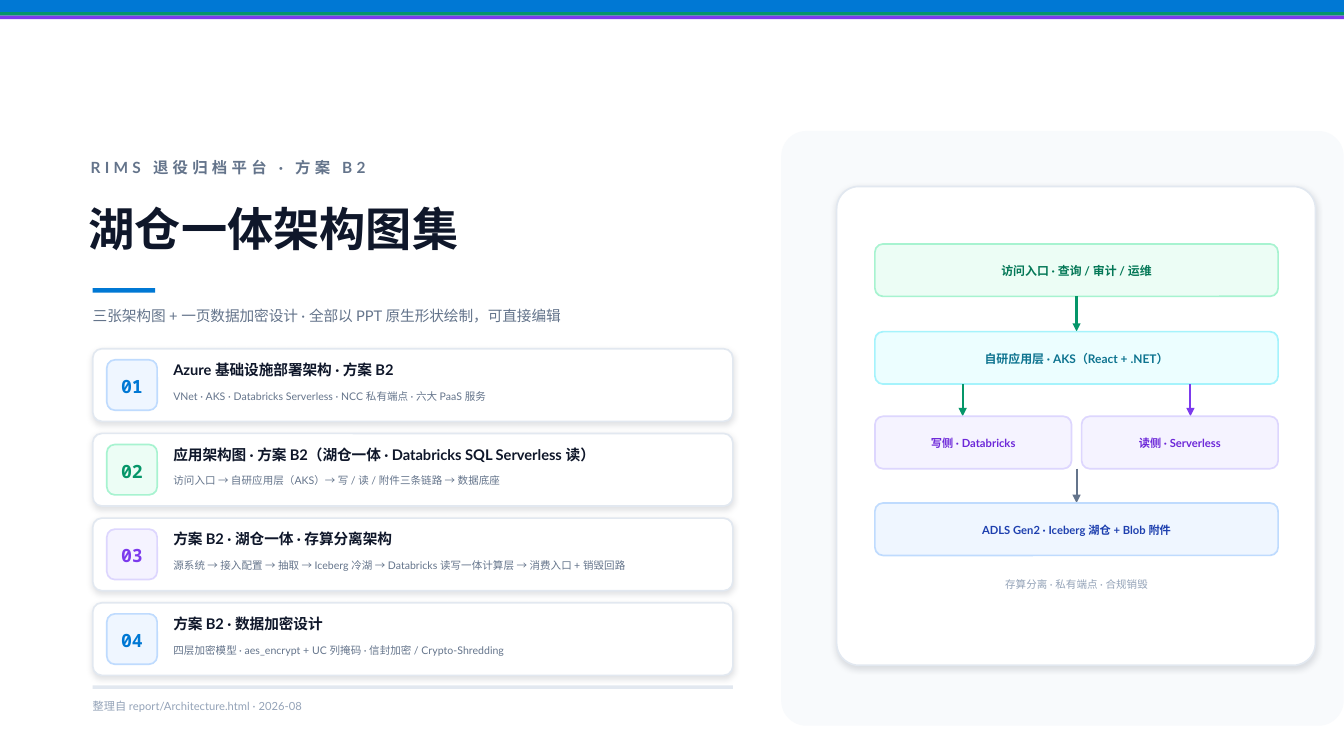
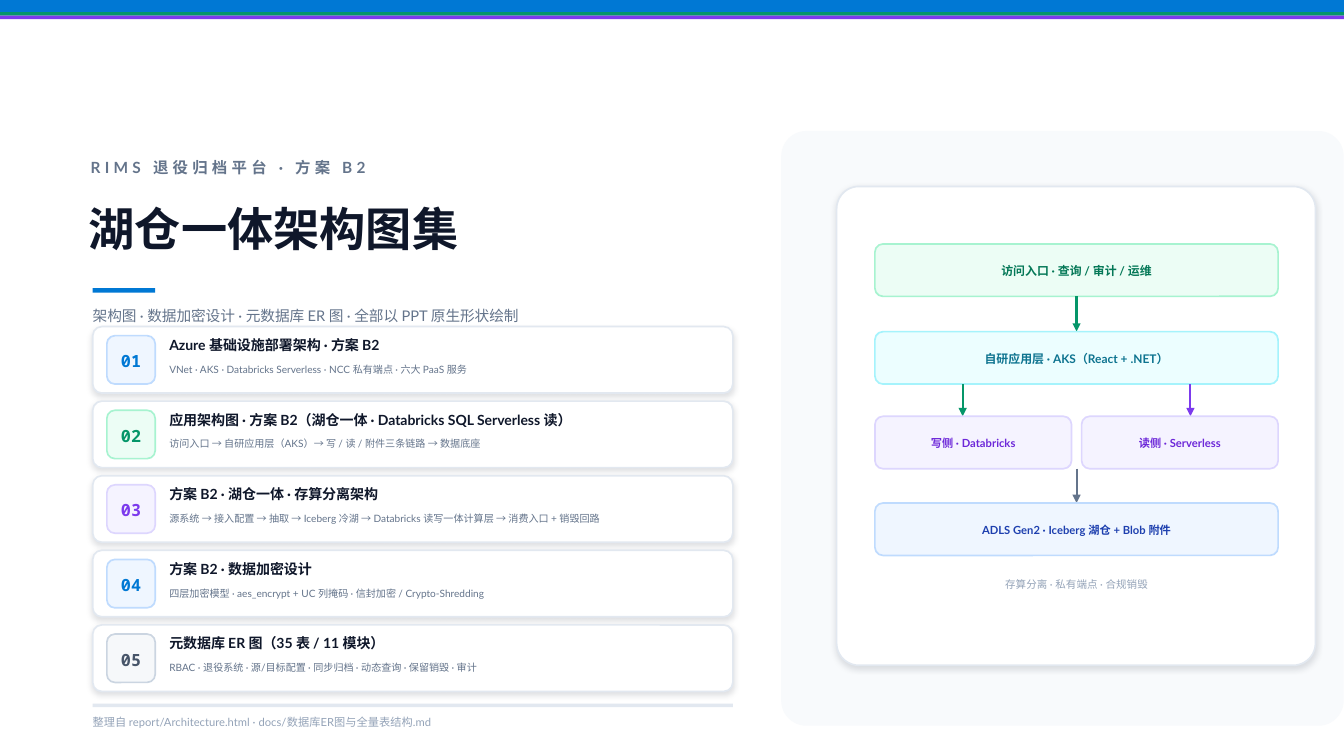
Before and after one commit to DoctoryJava/RimsDecommision, a slide deck: slide 1 of report/方案B_B2_架构图集.pptx. Drawn at 1344x756 pixels with LibreOffice and Linux fonts; fonts in the diff are those of the drawing. Boxes give left, top, right and bottom in pixels: in the first picture for what was removed or moved away, otherwise in the second. Text is boxed around its words. In the diff, an @@ line names an element or a change of style, - is before the commit and + after.

```diff
--- a/report/方案B_B2_架构图集.pptx
+++ b/report/方案B_B2_架构图集.pptx
@@ text at (93, 308, 519, 322): text changed @@
-三张架构图 + 一页数据加密设计 · 全部以 PPT 原生形状绘制，可直接编辑
+架构图 · 数据加密设计 · 元数据库 ER 图 · 全部以 PPT 原生形状绘制
@@ rounded rectangle: place and size @@
-rounded rectangle at (93, 349, 733, 421)
+rounded rectangle at (93, 327, 733, 393)
@@ text "01": place and size @@
-text "01" at (121, 380, 143, 393)
+text "01" at (121, 355, 141, 367)
@@ rounded rectangle: place and size @@
-rounded rectangle at (107, 360, 157, 410)
+rounded rectangle at (107, 336, 155, 384)
@@ text "Azure 基础设施部署架构 · 方案 B2": place and size @@
-text "Azure 基础设施部署架构 · 方案 B2" at (173, 361, 393, 380)
+text "Azure 基础设施部署架构 · 方案 B2" at (169, 336, 379, 354)
@@ text "VNet · AKS · Databricks ...": place and size @@
-text "VNet · AKS · Databricks ..." at (173, 391, 486, 401)
+text "VNet · AKS · Databricks ..." at (169, 364, 467, 374)
@@ rounded rectangle: place and size @@
-rounded rectangle at (93, 434, 733, 506)
+rounded rectangle at (93, 401, 733, 468)
@@ text "02": place and size @@
-text "02" at (121, 465, 143, 478)
+text "02" at (121, 430, 141, 442)
@@ rounded rectangle: place and size @@
-rounded rectangle at (107, 445, 157, 495)
+rounded rectangle at (107, 410, 155, 459)
@@ text "应用架构图 · 方案 B2（湖仓一体 · ...": place and size @@
-text "应用架构图 · 方案 B2（湖仓一体 · ..." at (173, 447, 595, 462)
+text "应用架构图 · 方案 B2（湖仓一体 · ..." at (169, 411, 572, 429)
@@ text "访问入口 → 自研应用层（AKS）→ 写 / ...": place and size @@
-text "访问入口 → 自研应用层（AKS）→ 写 / ..." at (173, 475, 500, 485)
+text "访问入口 → 自研应用层（AKS）→ 写 / ..." at (169, 438, 480, 448)
@@ rounded rectangle: place and size @@
-rounded rectangle at (93, 518, 733, 591)
+rounded rectangle at (93, 476, 733, 542)
@@ text "03": place and size @@
-text "03" at (121, 549, 143, 562)
+text "03" at (121, 504, 141, 516)
@@ rounded rectangle: place and size @@
-rounded rectangle at (107, 529, 157, 580)
+rounded rectangle at (107, 485, 155, 533)
@@ text "方案 B2 · 湖仓一体 · ...": place and size @@
-text "方案 B2 · 湖仓一体 · ..." at (173, 531, 392, 546)
+text "方案 B2 · 湖仓一体 · ..." at (169, 487, 378, 501)
@@ text "源系统 → 接入配置 → 抽取 ...": place and size @@
-text "源系统 → 接入配置 → 抽取 ..." at (173, 560, 625, 571)
+text "源系统 → 接入配置 → 抽取 ..." at (169, 513, 599, 524)
@@ rounded rectangle: place and size @@
-rounded rectangle at (93, 603, 733, 676)
+rounded rectangle at (93, 551, 733, 617)
@@ size 13 to 12 pt in 4 elements at (121, 355, 141, 367), (121, 430, 141, 442), (121, 504, 141, 516), (121, 579, 141, 591) @@
@@ text "04": place and size @@
-text "04" at (121, 634, 143, 647)
+text "04" at (121, 579, 141, 591)
@@ rounded rectangle: place and size @@
-rounded rectangle at (107, 614, 157, 664)
+rounded rectangle at (107, 560, 155, 608)
@@ proportions changed in 8 elements at (93, 327, 733, 393), (107, 336, 155, 384), (93, 401, 733, 468), (107, 410, 155, 459), (93, 476, 733, 542), (107, 485, 155, 533), (93, 551, 733, 617), (107, 560, 155, 608) @@
@@ size 10.5 to 10 pt in 4 elements at (169, 336, 379, 354), (169, 411, 572, 429), (169, 487, 378, 501), (169, 562, 312, 575) @@
@@ text "方案 B2 · 数据加密设计": place and size @@
-text "方案 B2 · 数据加密设计" at (173, 616, 323, 631)
+text "方案 B2 · 数据加密设计" at (169, 562, 312, 575)
@@ size 7.5 to 7.2 pt in 4 elements at (169, 364, 467, 374), (169, 438, 480, 448), (169, 513, 599, 524), (169, 588, 485, 599) @@
@@ text "四层加密模型 · aes_encrypt + UC ...": place and size @@
-text "四层加密模型 · aes_encrypt + UC ..." at (173, 645, 503, 656)
+text "四层加密模型 · aes_encrypt + UC ..." at (169, 588, 485, 599)
@@ rounded rectangle added at (93, 625, 733, 692), fill #FFFFFF, outline #E2E8F0 1.2 pt @@
@@ rounded rectangle added at (107, 634, 155, 683), fill #F6F8FA, outline #CBD5E1 1.2 pt @@
@@ text added at (121, 654, 141, 666), 12 pt, text #475569, bold @@
+05
@@ text added at (169, 636, 385, 650), 10 pt, text #0F172A, bold @@
+元数据库 ER 图（35 表 / 11 模块）
@@ text added at (169, 662, 477, 672), 7.2 pt, text #64748B @@
+RBAC · 退役系统 · 源/目标配置 · 同步归档 · 动态查询 · 保留销毁 · 审计
@@ rectangle: place and size @@
-rectangle at (93, 686, 733, 690)
+rectangle at (93, 704, 733, 708)
@@ text at (93, 717, 432, 728): text changed @@
-整理自 report/Architecture.html · 2026-08
+整理自 report/Architecture.html · docs/数据库ER图与全量表结构.md
```
Also in this commit, not shown: 1 slide added, 2 other files.
